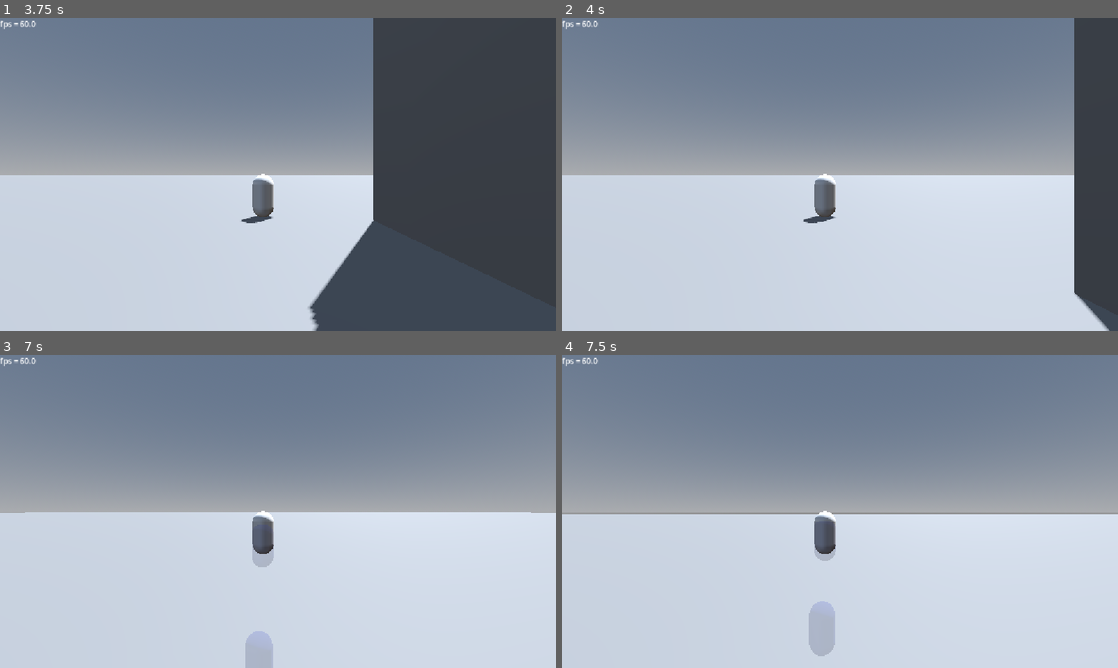
Above: before the commit, frames 1-4 (two rows, left to right).
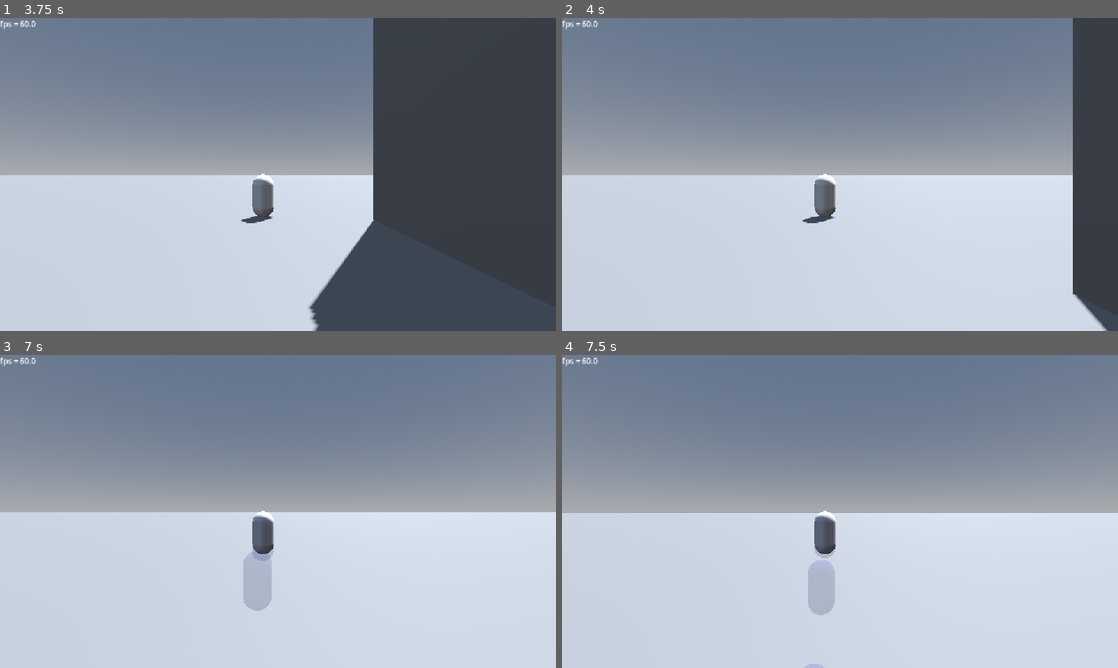
Above: after the commit, the same moments.

Repository: mrgarso/azure-latch
Game: Godot game, scene res://scenes/main_menu.tscn
Two runs of this game, one before a commit and one after it. Both use one fixed random seed, a clock stepped at 60 frames per second and the inputs below. The engine's default icon, where the game draws it, is replaced by a stand-in: a white triangle on a blue panel in a dark square.
Inputs (mouse positions are in pixels of both pictures, inside the frame that each line leads up to):
- Up to frame 1 (3.75 s): click (189, 133) at 0.52 s; type "12" at 0.6 s; click (366, 133) at 0.75 s; type "12" at 0.83 s; click "PLAY" at 1.25 s; tap Enter at 2 s; move the mouse to (400, 158) at 2.02 s; tap 1 (1) at 2.1 s; tap A (a) at 2.3, 2.85 s; move the mouse to (166, 190) at 2.77 s; tap D (d) at 3.05, 3.6 s; move the mouse to (333, 105) at 3.52 s
- Up to frame 2 (4 s): tap E (e) at 3.8 s
- Up to frame 3 (7 s): move the mouse to (250, 574) at 4.27 s; tap E (e) at 4.35 s; tap S (s) at 4.55, 5.1 s; tap Space (space) at 5, 5.85, 6.5 s; move the mouse to (444, 558) at 5.02 s; hold Space (space) 5.03-5.78 s; tap Enter at 5.75 s; move the mouse to (111, 464) at 5.77 s; tap W (w) at 6.05, 6.6 s; move the mouse to (305, 511) at 6.52 s; tap 1 (1) at 6.8 s
- Up to frame 4 (7.5 s): move the mouse to (756, 433) at 7.27 s; tap 1 (1) at 7.35 s

Frame 1 is identical in both runs. In frame 2, 0.3% of the frame differs, in the area x 43-99%, y 0-100%; in frame 3, 1.3%; in frame 4, 1.8%, in the area x 0-100%, y 50-100%.

Commit message:
acomodamiento de velocity 1

Diff:
--- a/scripts/skills/skill_builder.gd
+++ b/scripts/skills/skill_builder.gd
@@ -1,28 +1,30 @@
 extends Node
-
+class_name skill_buielder
 
 func velocity(target: Player,fade_out := false, direction := Vector3.ZERO, duration := 1.0, decay := 0.99, custom_gravity :float= target.gravity, override := false) -> void:
 	var imp := Impulse.new()
 	if custom_gravity != target.gravity:
 		target.current_gravity = custom_gravity
-	if direction.y != 0:
-		target.velocity.y = 0.0
-	imp.vec = direction
+	#if direction.y != 0:
+		#target.velocity.y = 0.0
+	var target_velocity := Vector3(target.velocity.x, target.velocity.y, target.velocity.z) / target.accel
+	imp.vec = (direction + target_velocity)
 	target.impulses.append(imp)
 	if fade_out:
 		for i in (Engine.physics_ticks_per_second * duration):
 			imp.vec *= decay
 			imp.vec.y -= custom_gravity * (Engine.time_scale/Engine.physics_ticks_per_second) * 4
 			if override:
-				target.velocity = imp.vec.x * target.sides + imp.vec.z * target.forw + ((max(imp.vec.y, target.velocity.y) - custom_gravity) * target.up)
-				print((imp.vec.y - custom_gravity) * target.up)
+				target.velocity = imp.vec.x * target.sides + imp.vec.z * target.forw + ((max(imp.vec.y, target.velocity.y) \
+				- (custom_gravity * (Engine.time_scale/Engine.physics_ticks_per_second) * 4)) * target.up)
 			if imp.cleared:
 				break
 			await get_tree().create_timer(Engine.time_scale / Engine.physics_ticks_per_second).timeout
 	else:
 		for i in (Engine.physics_ticks_per_second * duration):
 			if override:
-				target.velocity = imp.vec.x * target.sides + imp.vec.z * target.forw + ((imp.vec.y - custom_gravity) * target.up)
+				target.velocity = imp.vec.x * target.sides + imp.vec.z * target.forw + ((imp.vec.y - \
+				(custom_gravity * (Engine.time_scale/Engine.physics_ticks_per_second) * 4)) * target.up)
 			if imp.cleared:
 				break
 			await get_tree().create_timer(Engine.time_scale / Engine.physics_ticks_per_second).timeout
